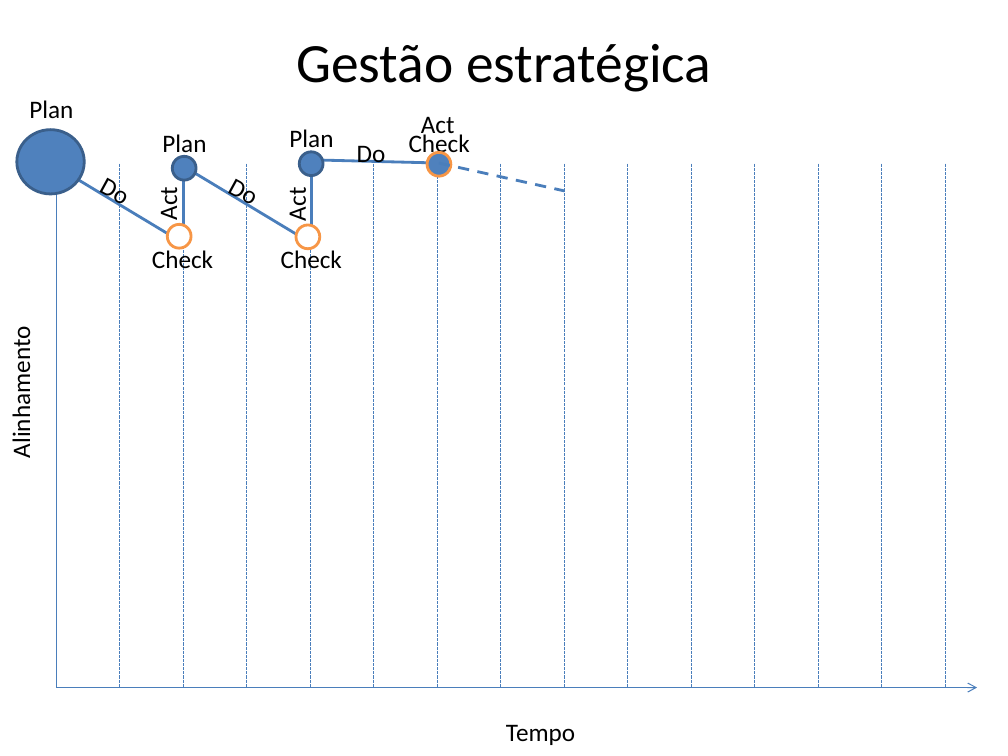
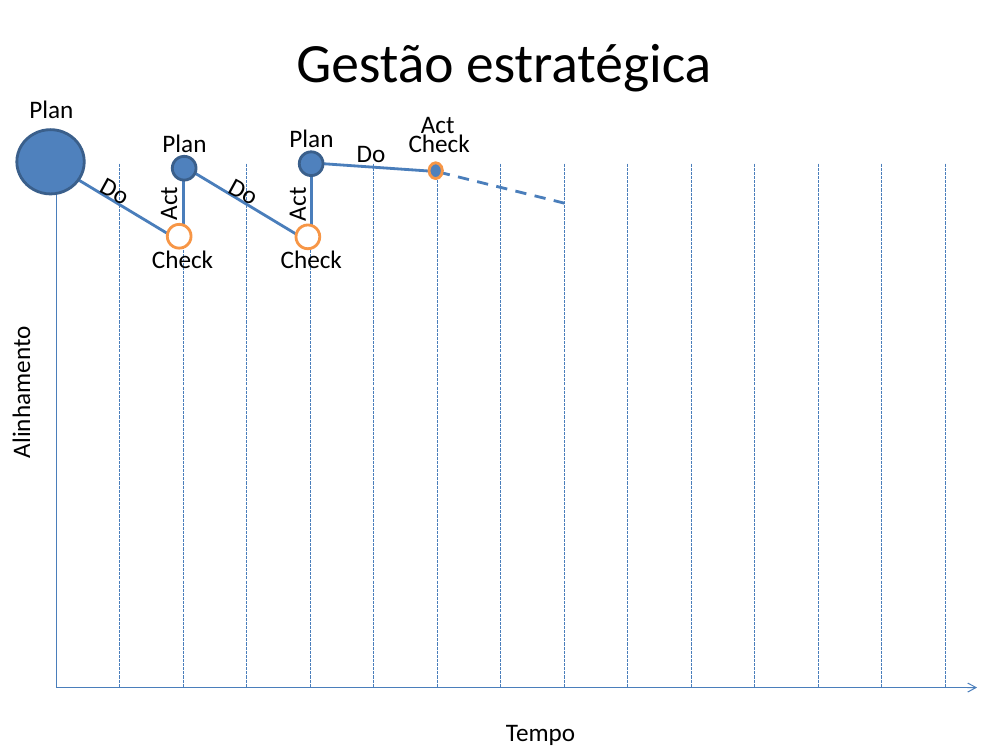
Before and after one commit to avelinoferreiragf/avelino, a slide deck: slide 21 of Gestao Estrategica TI/Estrategia Empresarial/Meu estudo.pptx. Drawn at 1008x756 pixels with LibreOffice and Linux fonts; fonts in the diff are those of the drawing. Boxes give left, top, right and bottom in pixels: in the first picture for what was removed or moved away, otherwise in the second. Text is boxed around its words. In the diff, an @@ line names an element or a change of style, - is before the commit and + after.

```diff
--- a/Gestao Estrategica TI/Estrategia Empresarial/Meu estudo.pptx
+++ b/Gestao Estrategica TI/Estrategia Empresarial/Meu estudo.pptx
@@ line moved from (307, 159) - (438, 163) to (324, 163) - (438, 171) @@
@@ ellipse: place and size @@
-ellipse at [427, 152, 452, 176]
+ellipse at [429, 163, 443, 179]
@@ line moved from (438, 163) - (564, 191) to (438, 172) - (564, 204) @@
```
Also in this commit, not shown: 7 other slides changed, 1 other file.
